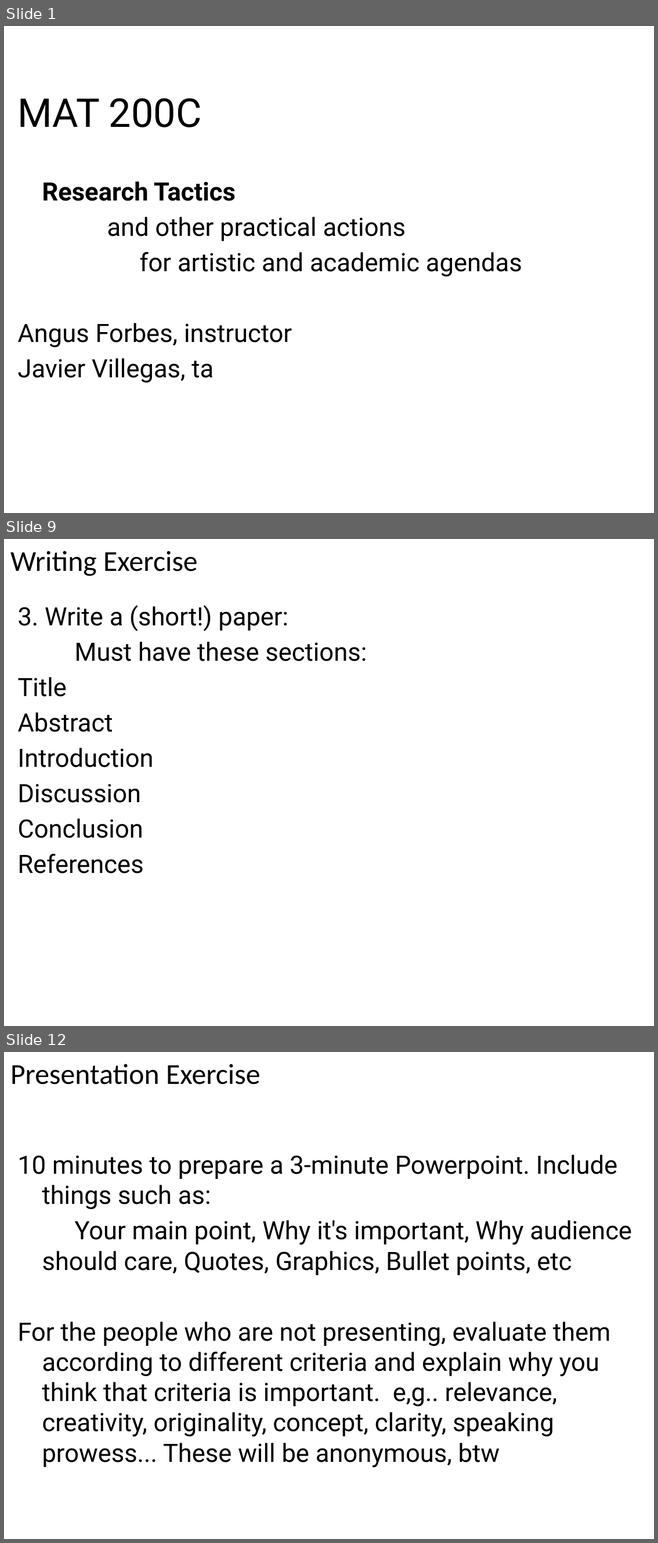
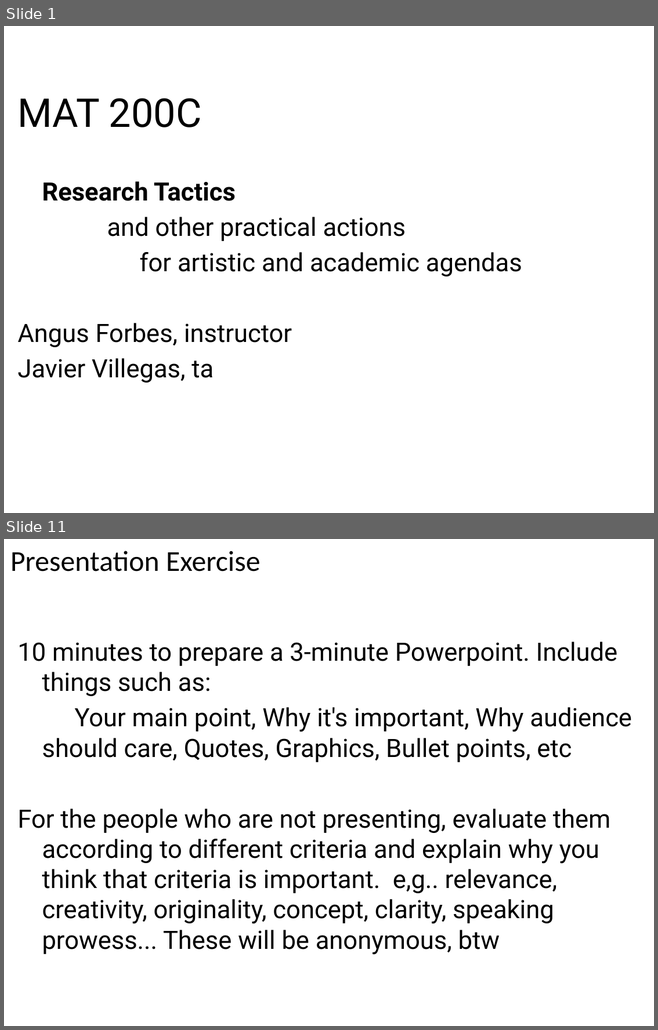
Before and after one commit to angusforbes/mat200c, a slide deck: slides/week2_day1.pptx. Shown one above the other, each under a label of ours: slides 1, 9 and 12 before the commit, slides 1 and 11 after it; the slides between them are not shown. The pictures are 658x1543 and 658x1030 pixels, drawn with LibreOffice and Linux fonts; fonts in the diff are those of the drawing. Boxes give left, top, right and bottom in pixels: in the first picture for what was removed or moved away, otherwise in the second. Text is boxed around its words. In the diff, an @@ line names an element or a change of style, - is before the commit and + after.

```diff
--- a/slides/week2_day1.pptx
+++ b/slides/week2_day1.pptx
@@ slide 9 removed at box(4, 539, 654, 1026), background #FFFFFF @@
@@ title removed at box(10, 551, 198, 576) @@
-Writing Exercise
@@ text removed at box(18, 605, 366, 874) @@
-3. Write a (short!) paper:
-Must have these sections:
-Title
-Abstract
-Introduction
-Discussion
-Conclusion
-References
@@ what was slide 12 is now slide 11 @@
```
Also in this commit, not shown: 2 slides changed, 8 slides added, 9 other slides removed, 4 other files.
